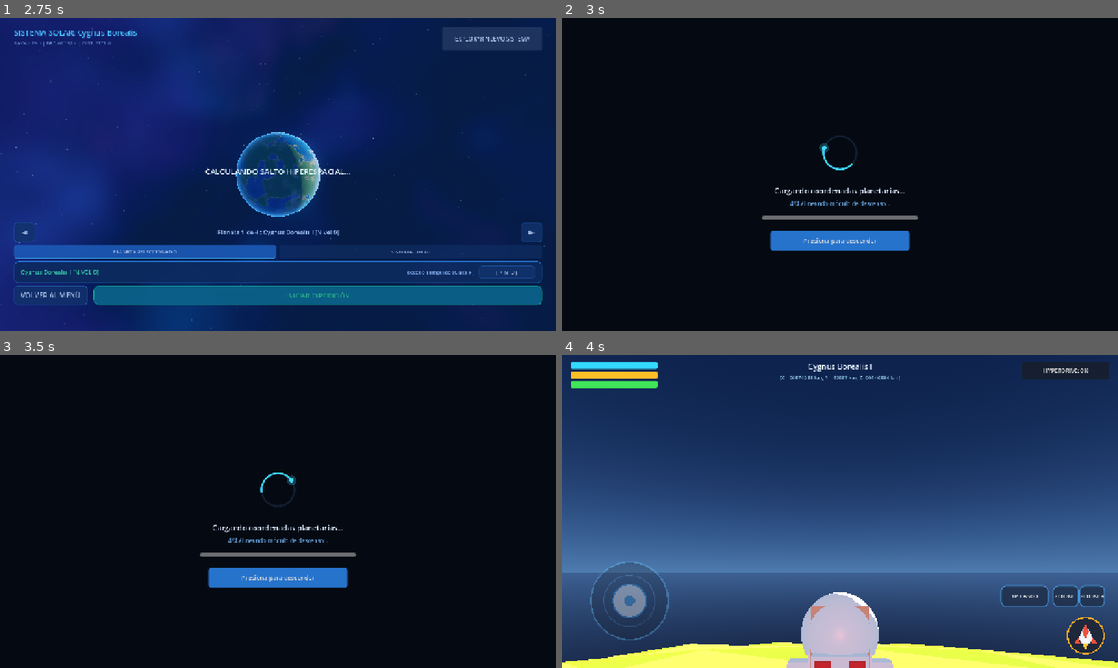
Above: before the commit, frames 1-4 (two rows, left to right).
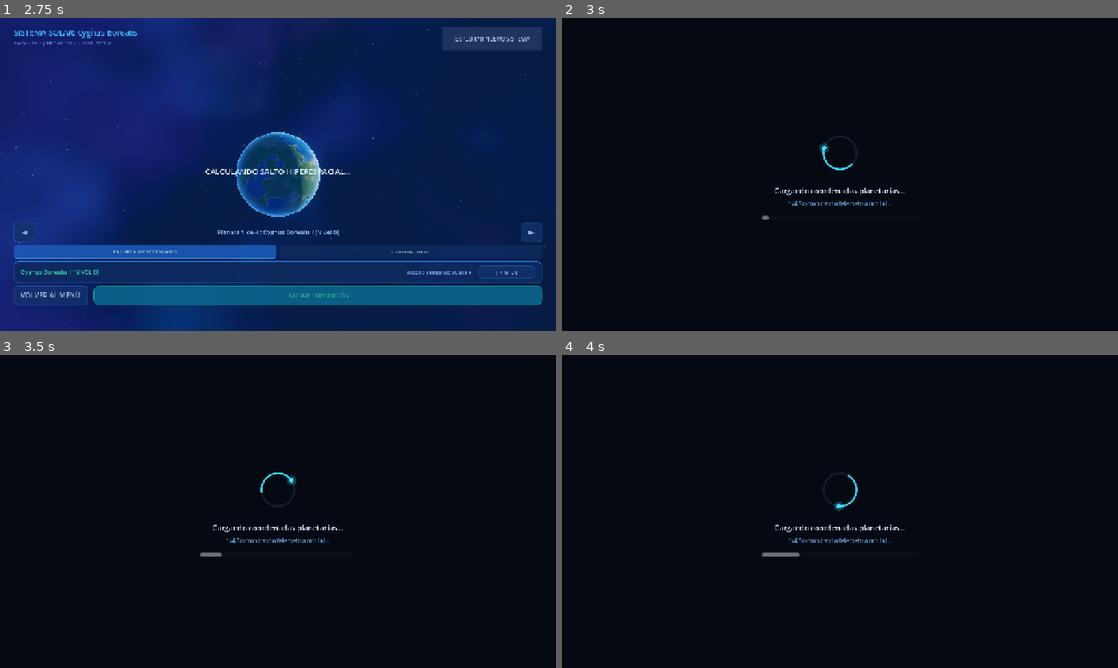
Above: after the commit, the same moments.

Repository: nicolasbuelvas/CIVITUS
Game: Godot game, scene res://scenes/screens/main_menu.tscn
Same seed, same stepped clock (60 frames per second), same inputs: the game is played once before the commit and once after it. Sound files missing from this copy of the repository are replaced by a short silence.
Inputs (mouse positions are in pixels of both pictures, inside the frame that each line leads up to):
- Up to frame 1 (2.75 s): click "JUGAR" at 0.5 s; click "EXPLORAR NUEVO SISTEMA" at 1.25 s; click "EXPLORAR NUEVO SISTEMA" at 2 s
- Up to frame 2 (3 s): click "INICIAR EXPEDICIÓN" at 2.75 s
- Up to frame 3 (3.5 s): no input
- Up to frame 4 (4 s): click (840, 577) at 3.5 s, where only the run before the commit has a clickable "Presiona para descender"

Frame 1 is identical in both runs. In frame 2, 2.1% of the frame differs, in the area x 37-64%, y 58-75%; in frame 3, 2.1%; in frame 4, 100%, in the area x 0-100%, y 0-100%.

Commit message:
feat: 5-second mandatory world loading with direct entrance on ready and minigame fallback

Diff:
--- a/scripts/autoloads/game_manager.gd
+++ b/scripts/autoloads/game_manager.gd
@@ -73,6 +73,8 @@
 		"stage_3": "Calibrando composición atmosférica...",
 		"stage_4": "Alineando módulo de descenso...",
 		"continue_btn": "Presiona para descender",
+		"spawn_now": "DESCENDER A LA SUPERFICIE",
+		"background_loading": "Finalizando mapeo planetario...",
 		"minigame_title": "Minijuego de Descenso",
 		"minigame_sub": "A/D Rotar | W Propulsión",
 		"altitude": "Altitud",
@@ -179,6 +181,8 @@
 		"stage_3": "Calibrating atmospheric density...",
 		"stage_4": "Aligning descent lander...",
 		"continue_btn": "Tap to initiate landing",
+		"spawn_now": "DESCEND TO SURFACE",
+		"background_loading": "Finalizing planetary mapping...",
 		"minigame_title": "Descent Minigame",
 		"minigame_sub": "A/D Rotate | W Main Burn",
 		"altitude": "Altitude",
--- a/scripts/screens/loading_screen.gd
+++ b/scripts/screens/loading_screen.gd
@@ -42,24 +42,24 @@
 var target_scene_path: String = "res://scenes/world/world.tscn"
 var is_loading_complete: bool = false
 var loaded_resource: PackedScene = null
+var has_launched: bool = false
 
 var elapsed_time: float = 0.0
-# International UX standard: 4.5 to 5.0 seconds threshold before showing interactive minigame
-const MINIGAME_DISPLAY_THRESHOLD: float = 4.5
+const MIN_LOADING_TIME: float = 5.0 # Exact 5-second mandatory world preparation period
 var minigame_activated: bool = false
 
 func _ready() -> void:
 	# Localization
 	status_label.text = GameManager.loc("loading")
-	stage_label.text = GameManager.loc("stage_1")
-	action_btn.text = GameManager.loc("loading_dots") + "..."
+	stage_label.text = "1/4 " + GameManager.loc("stage_1")
+	action_btn.text = GameManager.loc("background_loading")
 	action_btn.disabled = true
 	spinner_action_btn.visible = false
 
 	minigame_title.text = GameManager.loc("minigame_title")
 	minigame_sub.text = GameManager.loc("minigame_sub")
 
-	# Initial visibility: Show clean spinner first, minigame hidden
+	# Initial visibility: Spinner active, minigame and buttons hidden
 	spinner_container.visible = true
 	minigame_container.visible = false
 	bottom_bar.visible = false
@@ -87,11 +87,19 @@
 	elapsed_time += delta
 	_poll_loading_progress()
 
-	# Transition to minigame if loading exceeds international threshold (4.5s)
-	if not minigame_activated and not is_loading_complete and elapsed_time >= MINIGAME_DISPLAY_THRESHOLD:
-		_activate_minigame()
-
-	if minigame_activated:
+	if not minigame_activated:
+		# Mandatory 5.0-second loading threshold
+		if elapsed_time >= MIN_LOADING_TIME:
+			if is_loading_complete and loaded_resource != null:
+				# Map is effectively loaded: Enter directly without button prompt!
+				if not has_launched:
+					has_launched = true
+					_launch_gameplay()
+			else:
+				# Map is still generating in background (e.g. on weaker mobile CPU):
+				# Activate minigame for player to play until map is ready!
+				_activate_minigame()
+	else:
 		_update_minigame_physics(delta)
 		_update_minigame_ui()
 
@@ -103,23 +111,32 @@
 	minigame_title.visible = true
 	minigame_sub.visible = true
 
+	if is_loading_complete:
+		action_btn.text = GameManager.loc("spawn_now")
+		action_btn.disabled = false
+		action_btn.modulate = Color(0.25, 0.95, 0.45)
+	else:
+		action_btn.text = GameManager.loc("background_loading")
+		action_btn.disabled = true
+		action_btn.modulate = Color(0.70, 0.82, 0.95)
+
 func _poll_loading_progress() -> void:
 	var progress: Array = []
 	var status = ResourceLoader.load_threaded_get_status(target_scene_path, progress)
-	var p_val: float = progress[0] * 100.0 if progress.size() > 0 else 25.0
-
-	# Dynamic simulated phases for smooth feedback
-	var simulated_p = min(100.0, max(p_val, (elapsed_time / 3.0) * 85.0))
-	if is_loading_complete:
+
+	# Smooth 0% -> 100% progress across the mandatory 5.0 seconds
+	var time_ratio = clamp(elapsed_time / MIN_LOADING_TIME, 0.0, 1.0)
+	var simulated_p = time_ratio * 100.0
+	if is_loading_complete and elapsed_time >= MIN_LOADING_TIME:
 		simulated_p = 100.0
 
 	progress_bar.value = simulated_p
 
 	if simulated_p < 25.0:
 		stage_label.text = "1/4 " + GameManager.loc("stage_1")
-	elif simulated_p < 55.0:
+	elif simulated_p < 50.0:
 		stage_label.text = "2/4 " + GameManager.loc("stage_2")
-	elif simulated_p < 85.0:
+	elif simulated_p < 75.0:
 		stage_label.text = "3/4 " + GameManager.loc("stage_3")
 	else:
 		stage_label.text = "4/4 " + GameManager.loc("stage_4")
@@ -128,18 +145,14 @@
 		is_loading_complete = true
 		loaded_resource = ResourceLoader.load_threaded_get(target_scene_path)
 
-		# If completed before minigame threshold, present sleek continue affordance
-		if not minigame_activated:
-			stage_label.text = "4/4 " + GameManager.loc("continue_btn")
-			progress_bar.value = 100.0
-			spinner_action_btn.text = GameManager.loc("continue_btn")
-			spinner_action_btn.visible = true
-		else:
-			action_btn.text = GameManager.loc("continue_btn")
+		# If the minigame is active, activate the spawn button now that map is ready
+		if minigame_activated:
+			action_btn.text = GameManager.loc("spawn_now")
 			action_btn.disabled = false
+			action_btn.modulate = Color(0.25, 0.95, 0.45)
 
 func _update_minigame_physics(delta: float) -> void:
-	# User controls (Keyboard or touch)
+	# Controls (Keyboard or touch)
 	var left = is_left_rcs or Input.is_key_pressed(KEY_A) or Input.is_key_pressed(KEY_LEFT)
 	var right = is_right_rcs or Input.is_key_pressed(KEY_D) or Input.is_key_pressed(KEY_RIGHT)
 	var burn = is_main_burn or Input.is_key_pressed(KEY_W) or Input.is_key_pressed(KEY_UP) or Input.is_key_pressed(KEY_SPACE)
@@ -186,7 +199,12 @@
 			landings_count += 1
 			AudioManager.play("docking", 1.0)
 
-			# Pick another random planet in the solar system to switch landscape
+			# If map is already loaded, successful landing takes player straight into game!
+			if is_loading_complete and not has_launched:
+				has_launched = true
+				_launch_gameplay()
+				return
+
 			_switch_to_next_random_planet()
 			_reset_lander()
 		else:
@@ -228,12 +246,16 @@
 func _on_main_burn_up() -> void: is_main_burn = false
 
 func _on_action_btn_pressed() -> void:
-	AudioManager.play("click")
-	_launch_gameplay()
+	if is_loading_complete and not has_launched:
+		has_launched = true
+		AudioManager.play("click")
+		_launch_gameplay()
 
 func _on_spinner_action_btn_pressed() -> void:
-	AudioManager.play("click")
-	_launch_gameplay()
+	if is_loading_complete and not has_launched:
+		has_launched = true
+		AudioManager.play("click")
+		_launch_gameplay()
 
 func _launch_gameplay() -> void:
 	if loaded_resource:
